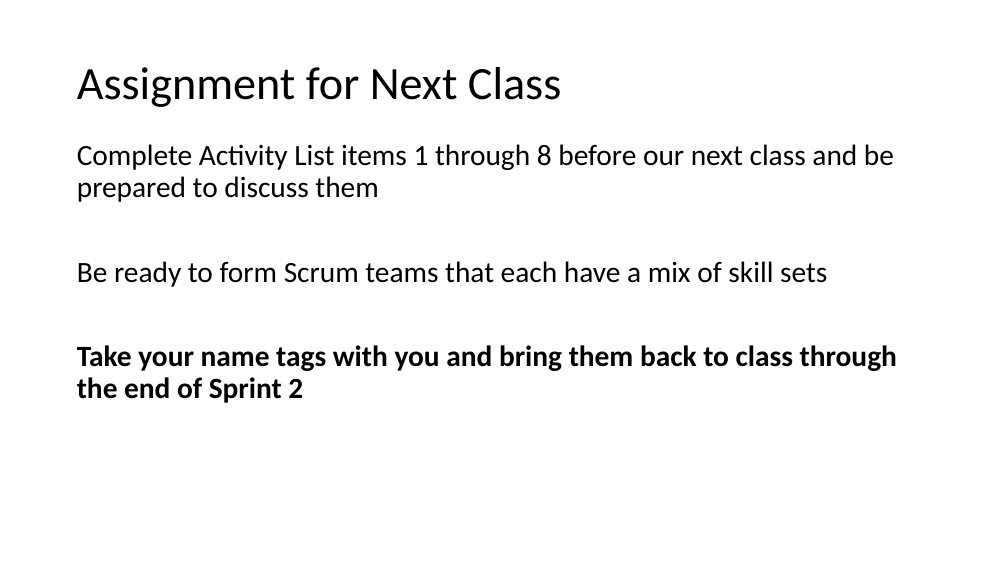
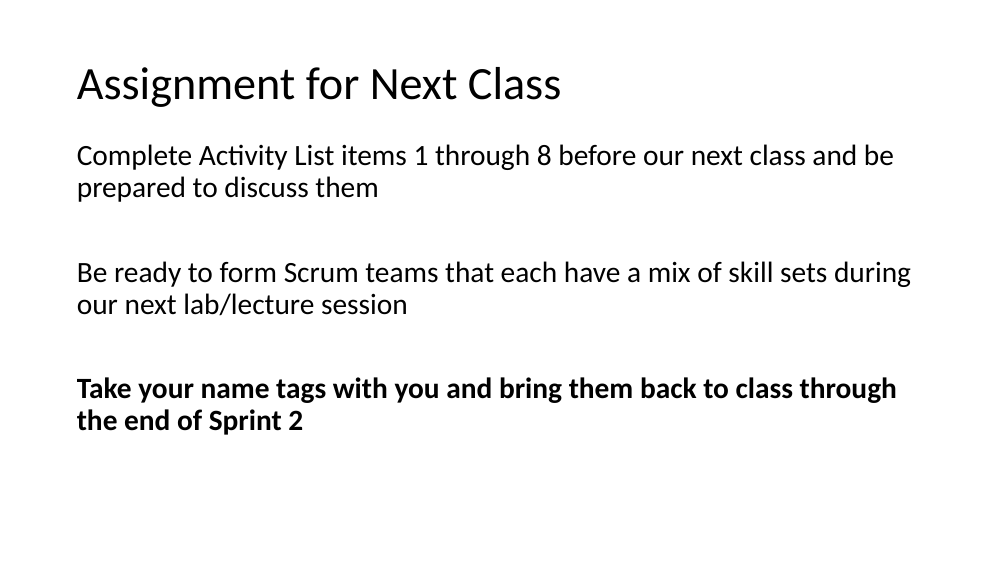
Before and after one commit to EricJPogue/CPSC-24500, a slide deck: slide 12 of lecture-slides/2019-08-26.pptx (slide 15 before the commit). Drawn at 1008x567 pixels with LibreOffice and Linux fonts; fonts in the diff are those of the drawing. Boxes give left, top, right and bottom in pixels: in the first picture for what was removed or moved away, otherwise in the second. Text is boxed around its words. In the diff, an @@ line names an element or a change of style, - is before the commit and + after.

```diff
--- a/lecture-slides/2019-08-26.pptx
+++ b/lecture-slides/2019-08-26.pptx
@@ text at (77, 261, 911, 316): text changed @@
-Be ready to form Scrum teams that each have a mix of skill sets
+Be ready to form Scrum teams that each have a mix of skill sets during our next lab/lecture session
```
Also in this commit, not shown: 2 other slides changed.
